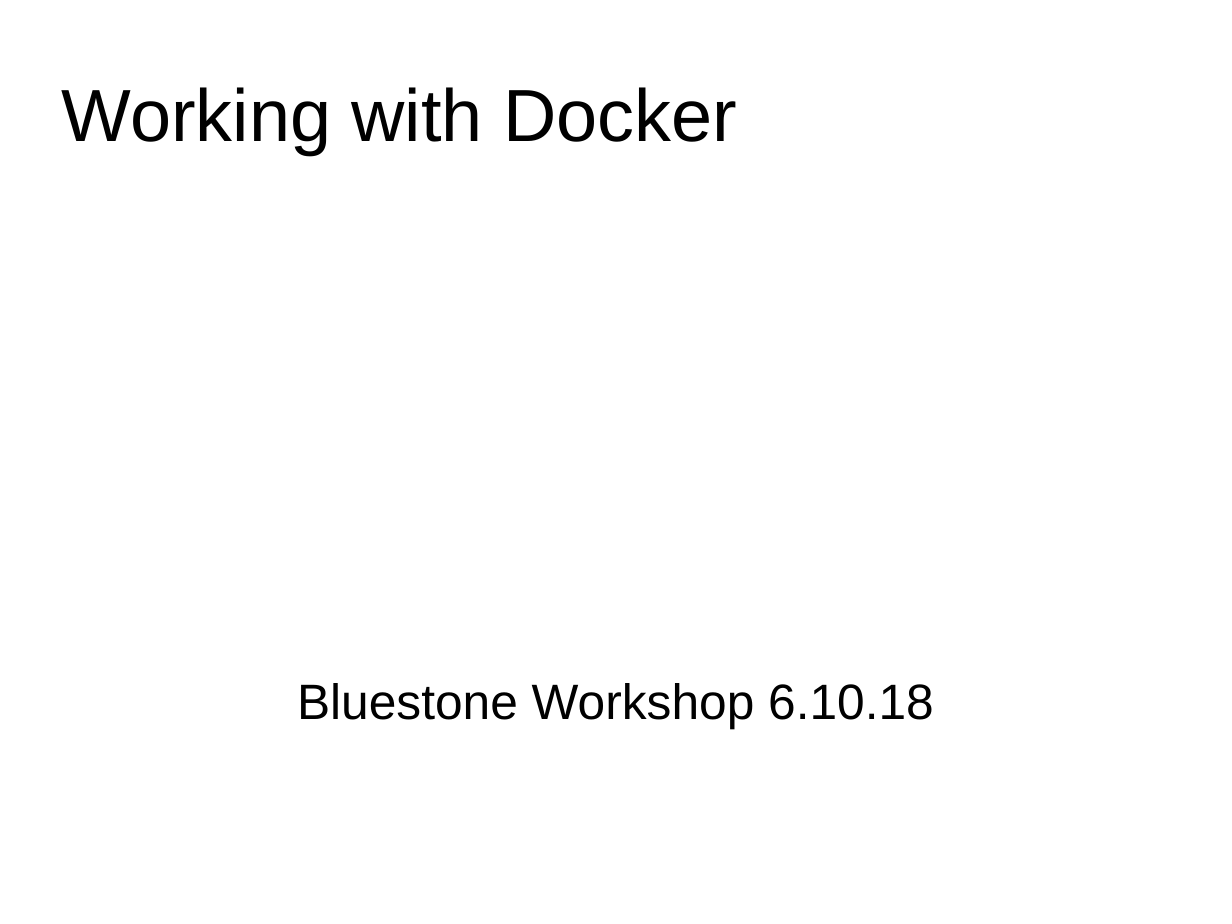
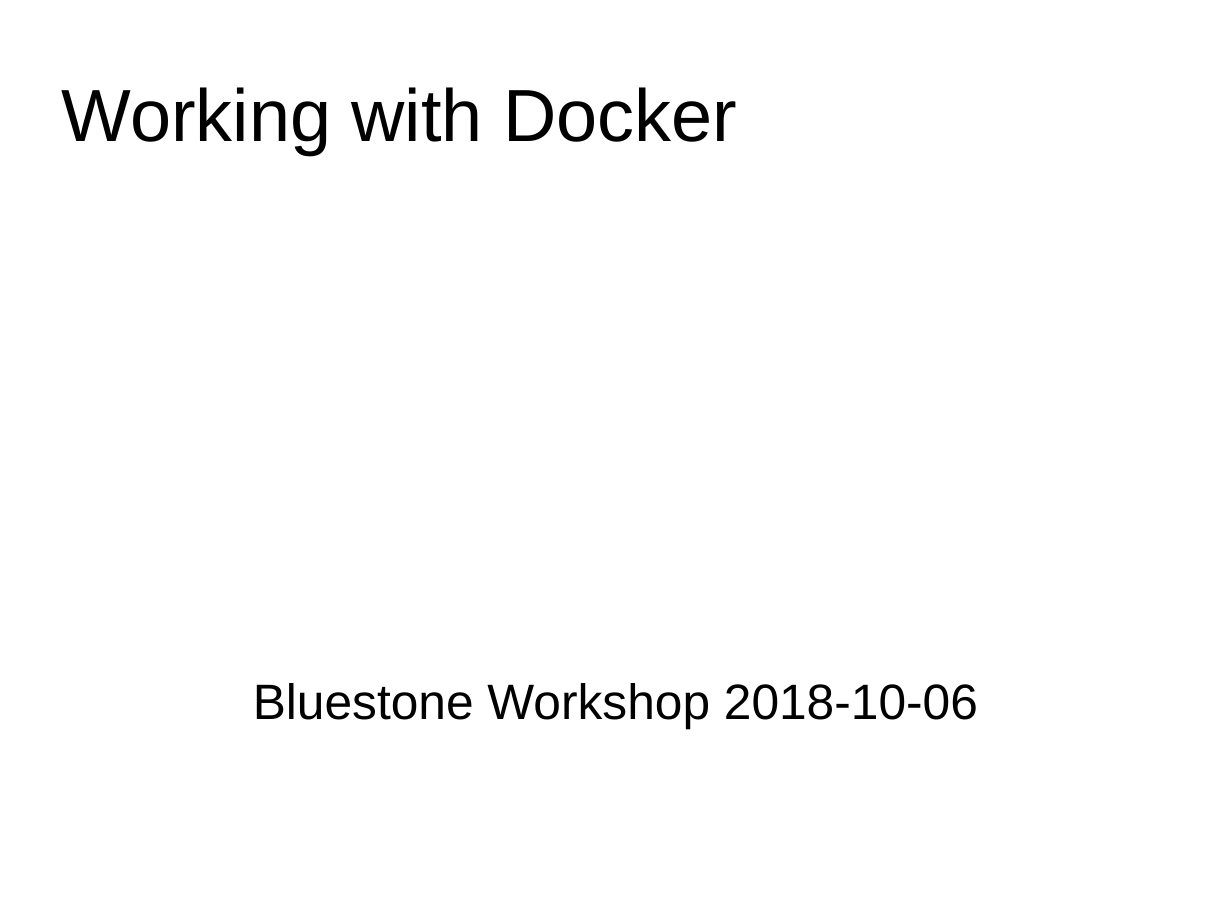
Before and after one commit to zerofrontier/docker-training, a slide deck: slide 1 of workshop.odp. Drawn at 1232x924 pixels with LibreOffice and Linux fonts; fonts in the diff are those of the drawing; background and template pictures are left out. Boxes give left, top, right and bottom in pixels: in the first picture for what was removed or moved away, otherwise in the second. Text is boxed around its words. In the diff, an @@ line names an element or a change of style, - is before the commit and + after.

```diff
--- a/workshop.odp
+++ b/workshop.odp
@@ subtitle at box(253, 683, 978, 728): text changed @@
-Bluestone Workshop 6.10.18
+Bluestone Workshop 2018-10-06
```
Also in this commit, not shown: 6 other slides changed, 1 slide added, 1 slide removed, 1 other file.
